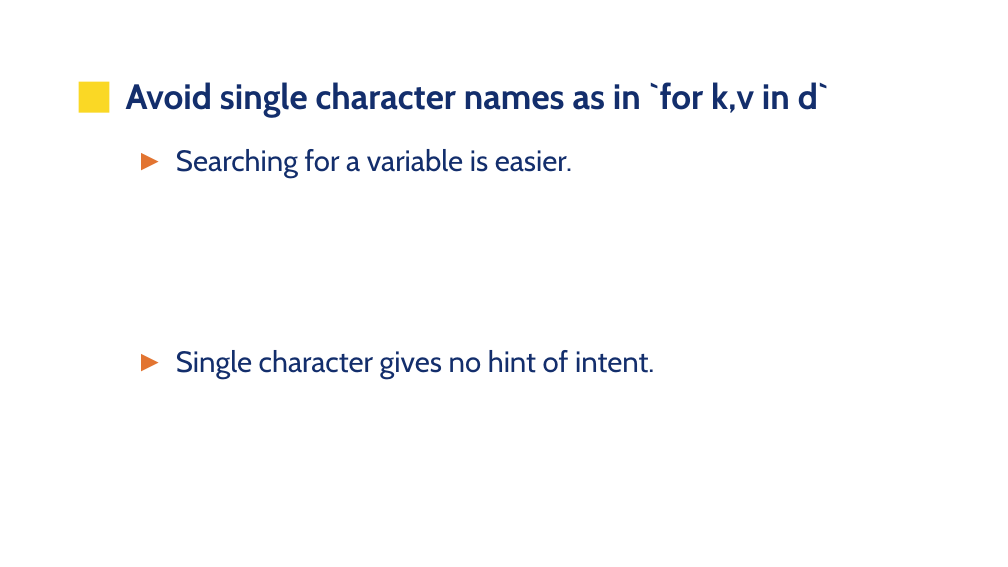
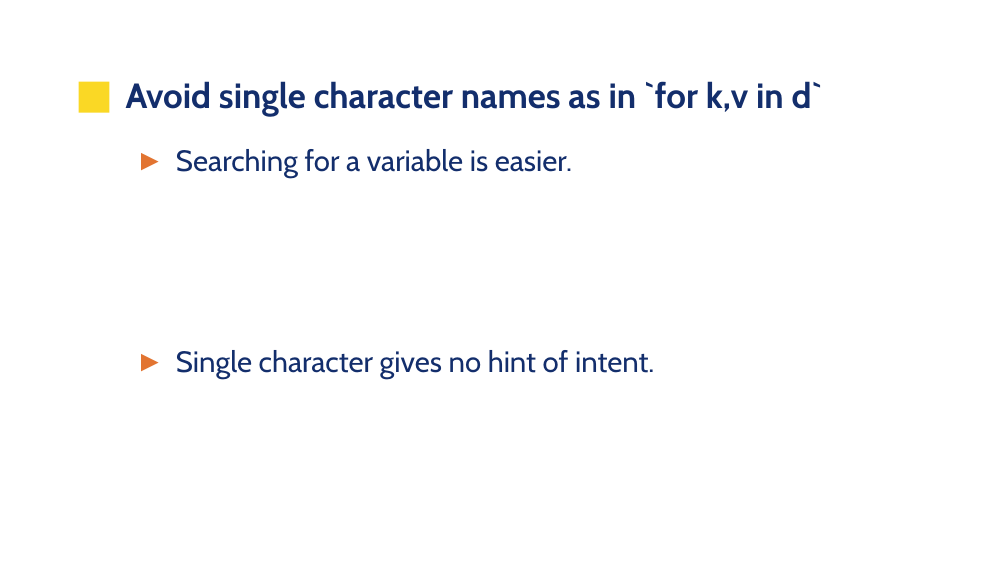
Before and after one commit to UVADS/data_engineering, a slide deck: slide 5 of sw_skills/sw_skills.pptx (slide 4 before the commit). Drawn at 1008x567 pixels with LibreOffice and Linux fonts; fonts in the diff are those of the drawing; background and template pictures are left out. Boxes give left, top, right and bottom in pixels: in the first picture for what was removed or moved away, otherwise in the second. Text is boxed around its words. In the diff, an @@ line names an element or a change of style, - is before the commit and + after.

```diff
--- a/sw_skills/sw_skills.pptx
+++ b/sw_skills/sw_skills.pptx
@@ title "Avoid single character names as ..." at (126, 81, 823, 117): size 25.2 to 25 pt @@
```
Also in this commit, not shown: 4 other slides changed, 4 slides added, 2 other files.
